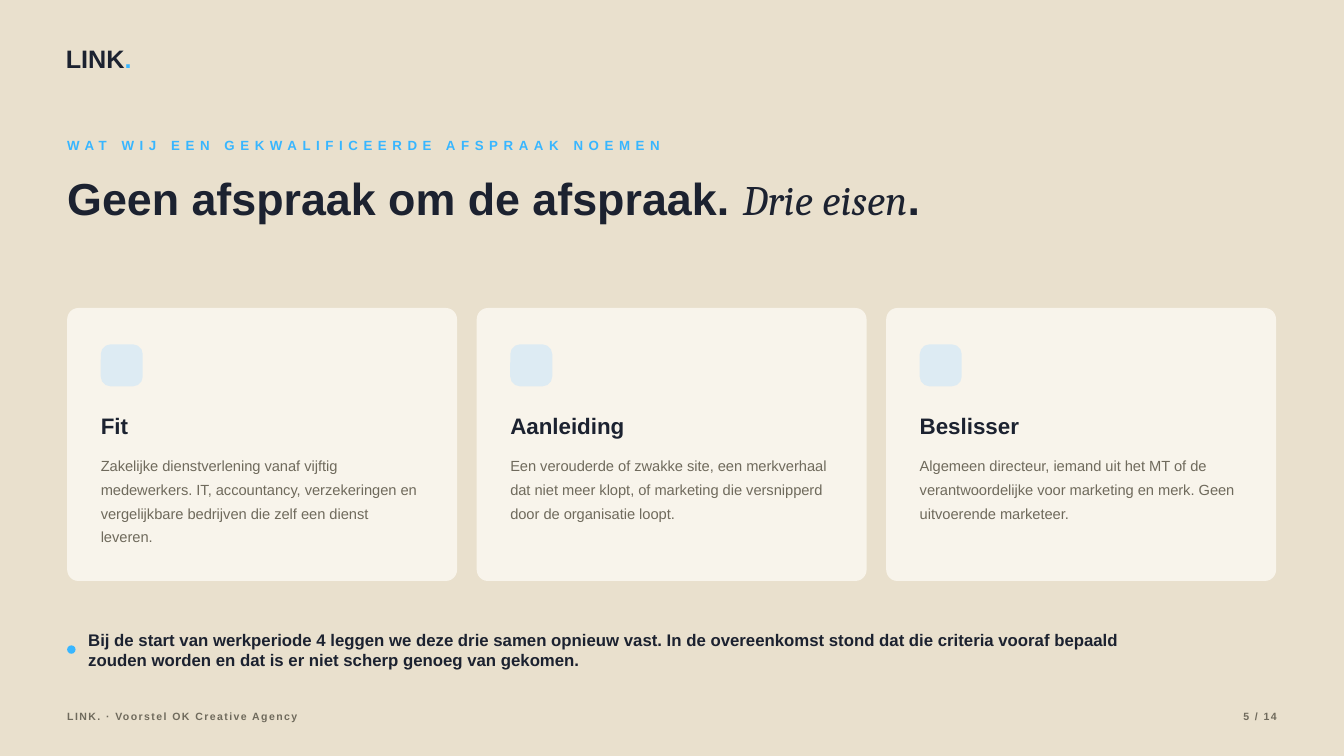
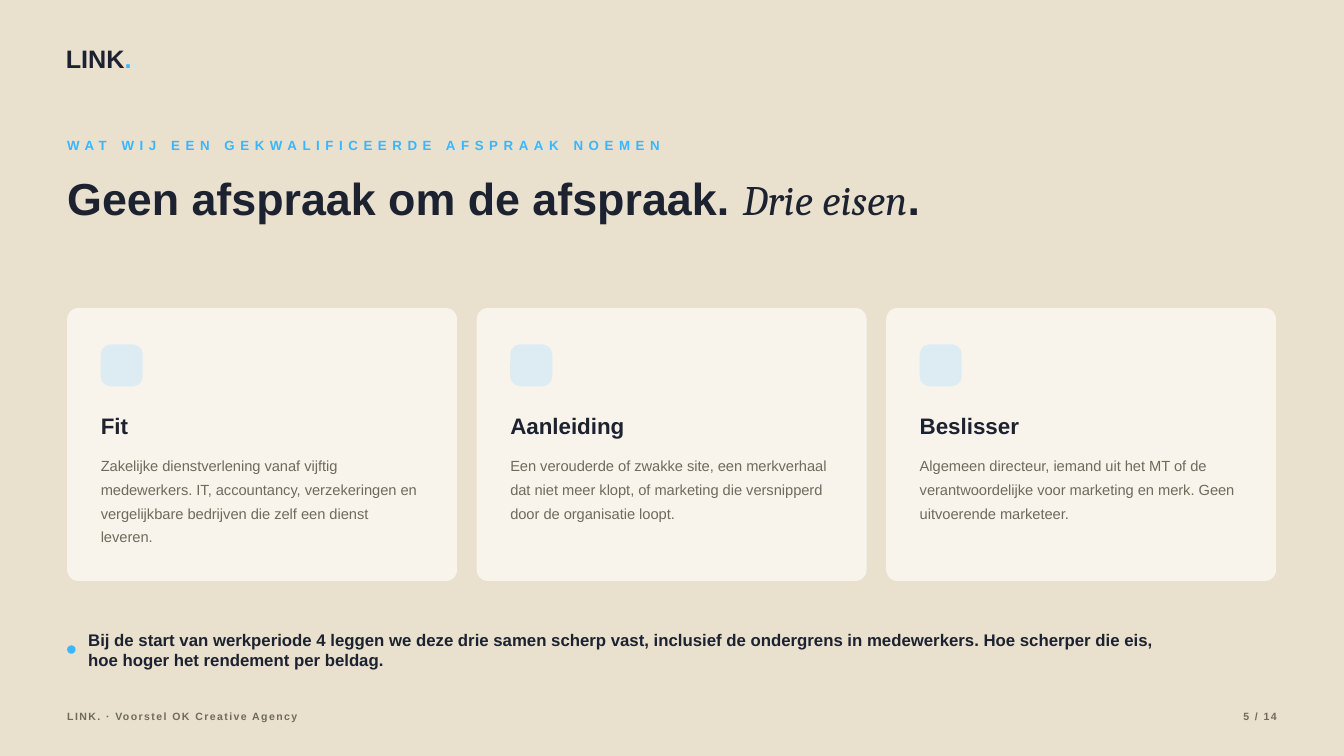
Before and after one commit to hens-lang/Test, a slide deck: slide 5 of output/LINK. voorstel OK Creative Agency.pptx. Drawn at 1344x756 pixels with LibreOffice and Linux fonts; fonts in the diff are those of the drawing; background and template pictures are left out. Boxes give left, top, right and bottom in pixels: in the first picture for what was removed or moved away, otherwise in the second. Text is boxed around its words. In the diff, an @@ line names an element or a change of style, - is before the commit and + after.

```diff
--- a/output/LINK. voorstel OK Creative Agency.pptx
+++ b/output/LINK. voorstel OK Creative Agency.pptx
@@ text at (x1=88, y1=634, x2=1152, y2=670): text changed @@
-Bij de start van werkperiode 4 leggen we deze drie samen opnieuw vast. In de overeenkomst stond dat die criteria vooraf bepaald zouden worden en dat is er niet scherp genoeg van gekomen.
+Bij de start van werkperiode 4 leggen we deze drie samen scherp vast, inclusief de ondergrens in medewerkers. Hoe scherper die eis, hoe hoger het rendement per beldag.
```
Also in this commit, not shown: 6 other slides changed, 2 slides added, 2 slides removed, 15 other files.
